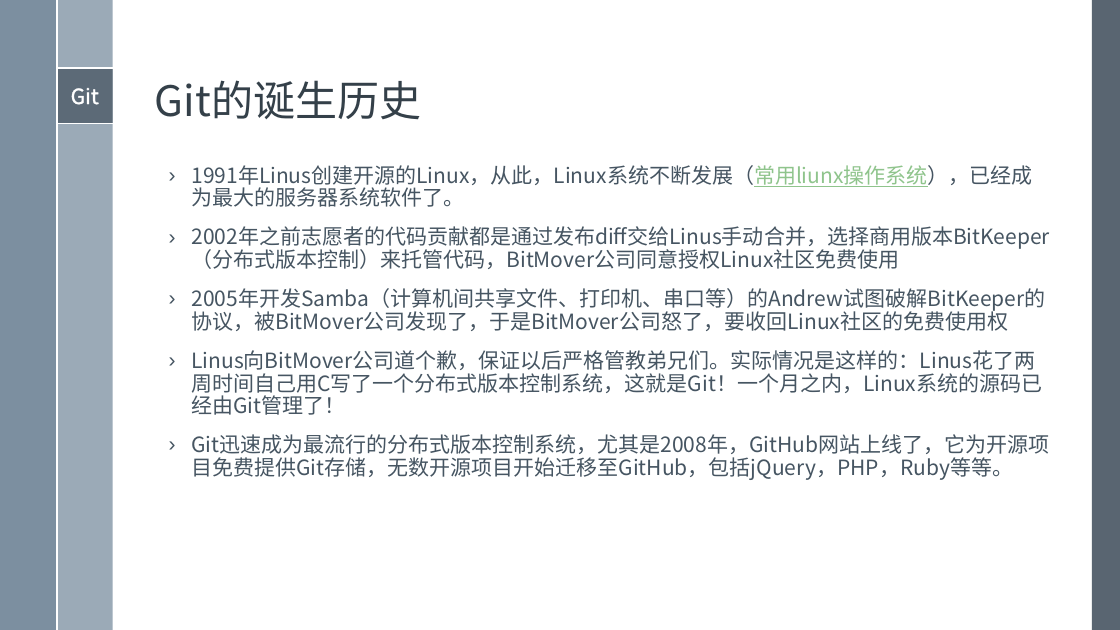
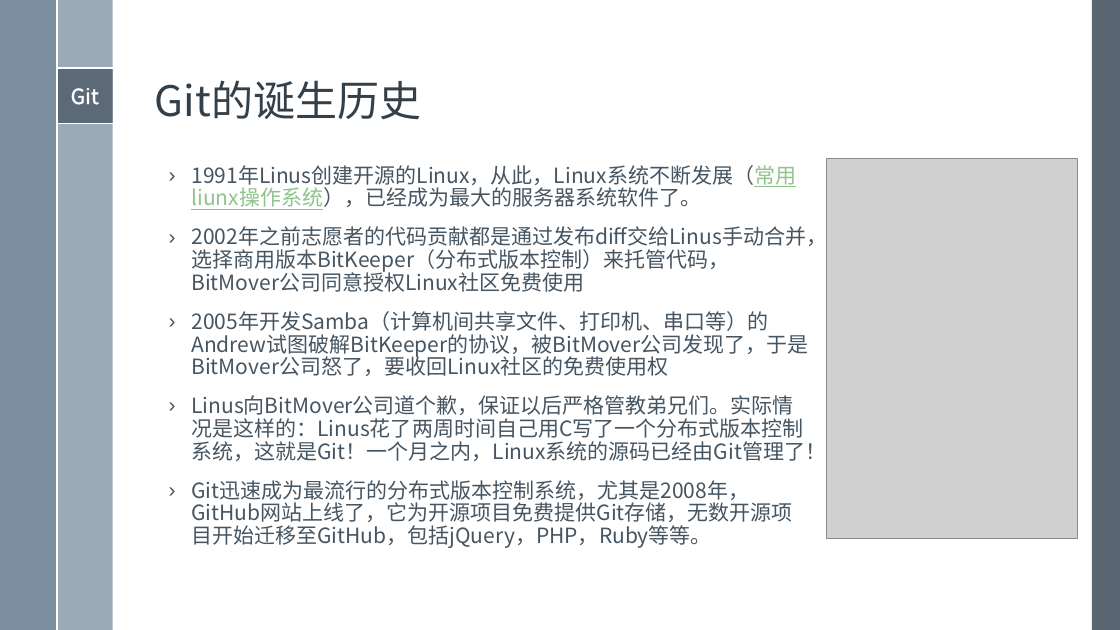
Before and after one commit to xami/joke, a slide deck: slide 7 of docs/windows模板/演示文稿 2.pptx. Drawn at 1120x630 pixels with LibreOffice and Linux fonts; fonts in the diff are those of the drawing; grey boxes stand for pictures. Boxes give left, top, right and bottom in pixels: in the first picture for what was removed or moved away, otherwise in the second. Text is boxed around its words. In the diff, an @@ line names an element or a change of style, - is before the commit and + after.

```diff
--- a/docs/windows模板/演示文稿 2.pptx
+++ b/docs/windows模板/演示文稿 2.pptx
@@ text "1991年Linus创建开源的Linux，从此，Linux系统不断发展（常用liunx操作系统），已经成为最大的服务器系 ..." rewrapped from [191, 165, 1050, 480] to [191, 165, 827, 548] @@
@@ picture added at [826, 159, 1077, 539] @@
```
Also in this commit, not shown: 1 other slide changed, 14 slides added, 9 slides removed, 12 other files.
